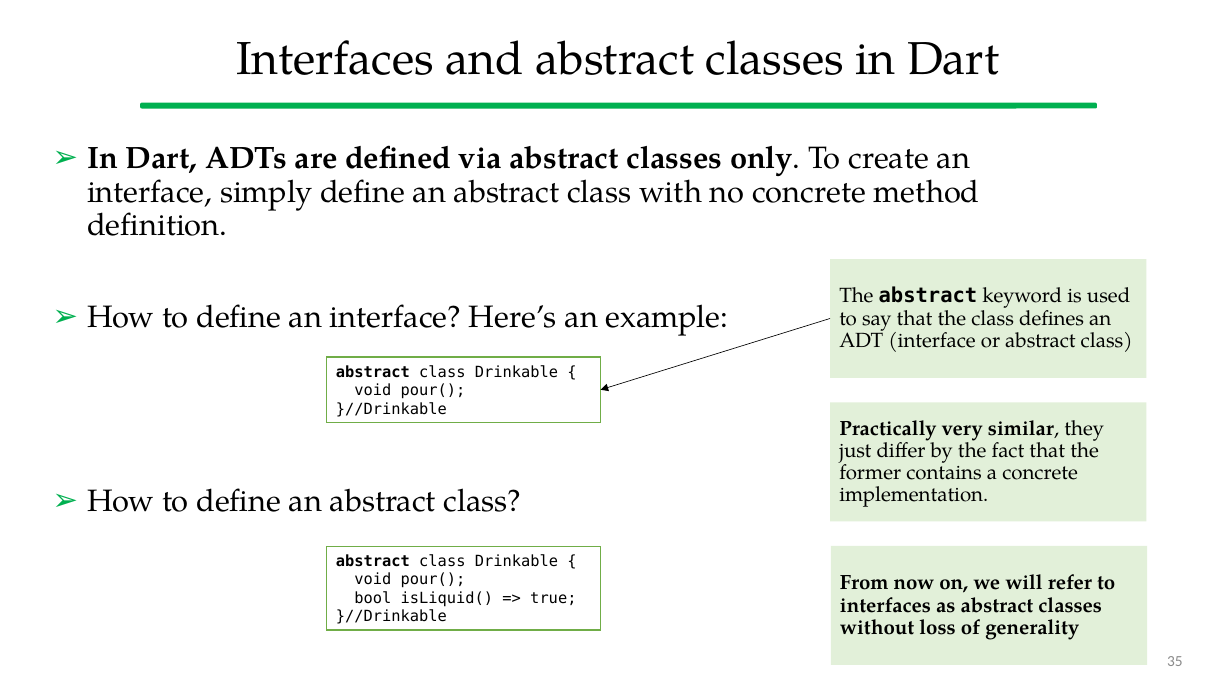
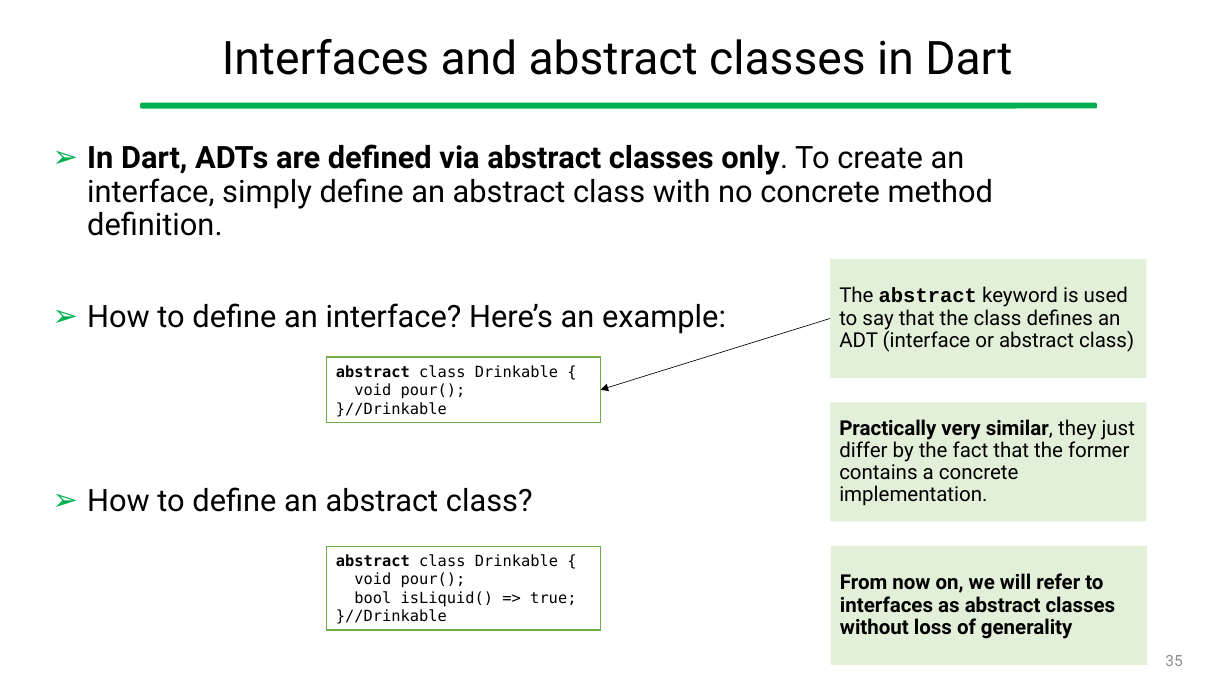
Before and after one commit to gcappon/bwthw, a slide deck: slide 35 of lab_03-dart_101_part_2/lab_03-dart_101_part_2.pptx. Drawn at 1232x693 pixels with LibreOffice and Linux fonts; fonts in the diff are those of the drawing. Boxes give left, top, right and bottom in pixels: in the first picture for what was removed or moved away, otherwise in the second. Text is boxed around its words. In the diff, an @@ line names an element or a change of style, - is before the commit and + after.

```diff
--- a/lab_03-dart_101_part_2/lab_03-dart_101_part_2.pptx
+++ b/lab_03-dart_101_part_2/lab_03-dart_101_part_2.pptx
@@ rectangle "The abstract keyword is used ..." at (830, 259, 1147, 378): font TeX Gyre Pagella to Roboto in "The keyword is used to say that ..."; font DejaVu Sans Mono to Courier New in "abstract" @@
@@ font TeX Gyre Pagella to Roboto in 4 elements at (222, 39, 1012, 75), (87, 144, 993, 512), (830, 403, 1147, 522), (831, 546, 1148, 665) @@
@@ page number at (1165, 655, 1182, 666): font Calibri to Roboto @@
```
Also in this commit, not shown: 66 other slides changed, 3 other files.
